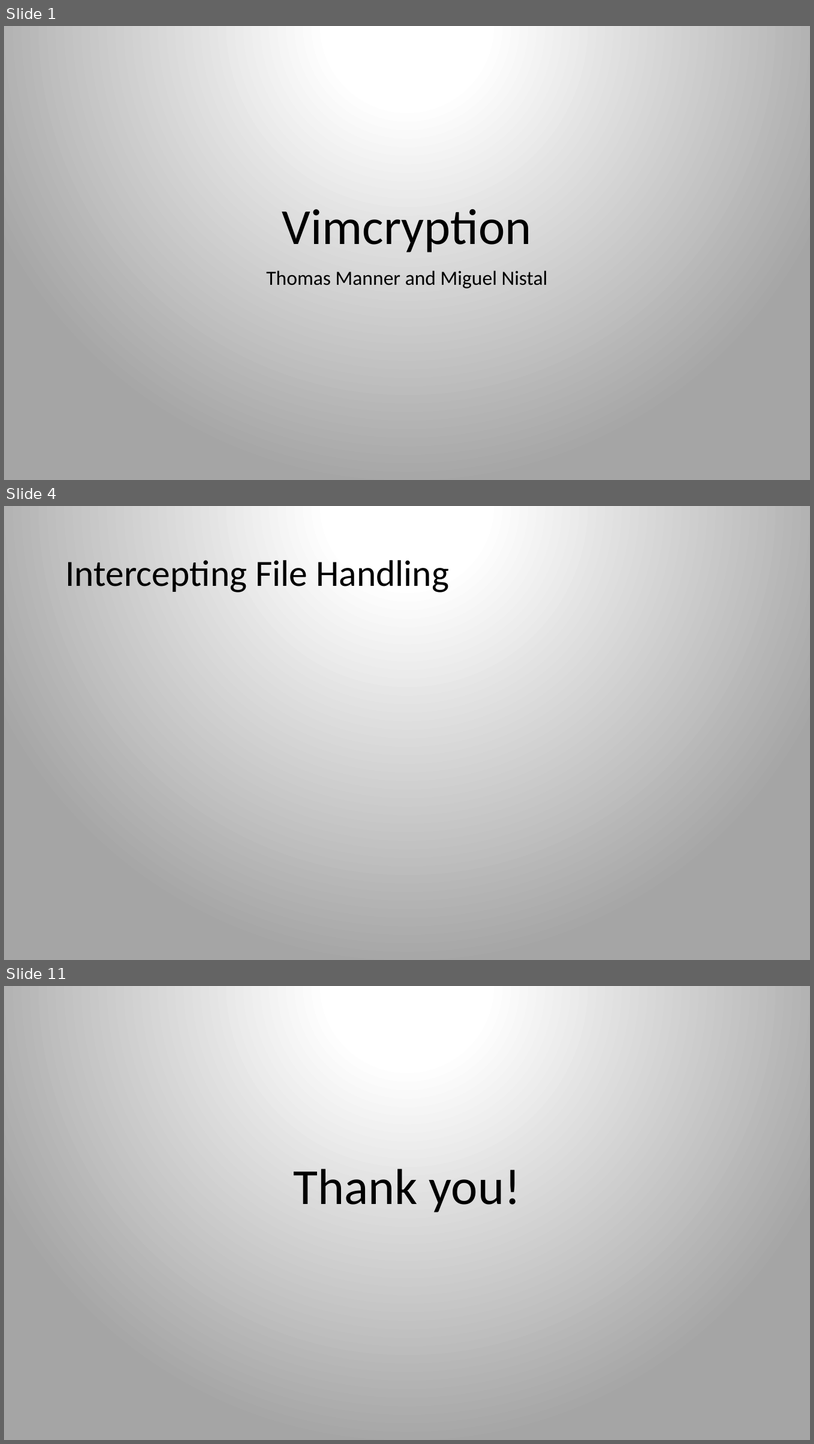
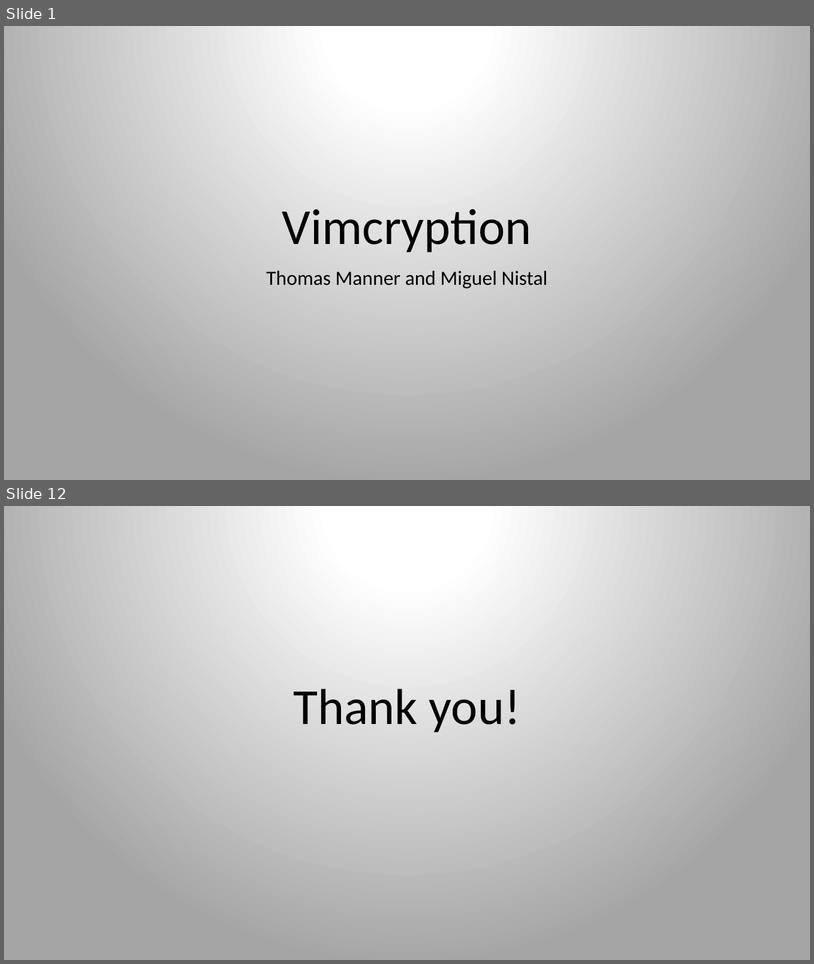
Before and after one commit to manistal/vimcryption, a slide deck: doc/final/FinalPresentation_Vimcryption.pptx. Shown one above the other, each under a label of ours: slides 1, 4 and 11 before the commit, slides 1 and 12 after it; the slides between them are not shown. The pictures are 814x1444 and 814x964 pixels, drawn with LibreOffice and Linux fonts; fonts in the diff are those of the drawing. Boxes give left, top, right and bottom in pixels: in the first picture for what was removed or moved away, otherwise in the second. Text is boxed around its words. In the diff, an @@ line names an element or a change of style, - is before the commit and + after.

```diff
--- a/doc/final/FinalPresentation_Vimcryption.pptx
+++ b/doc/final/FinalPresentation_Vimcryption.pptx
@@ slide 4 removed at box(4, 506, 810, 960), background gradient #FFFFFF to #A5A5A5 @@
@@ title removed at box(65, 560, 449, 592) @@
-Intercepting File Handling
@@ what was slide 11 is now slide 12 @@
```
Also in this commit, not shown: 8 slides changed, 3 slides added, 2 other files.
